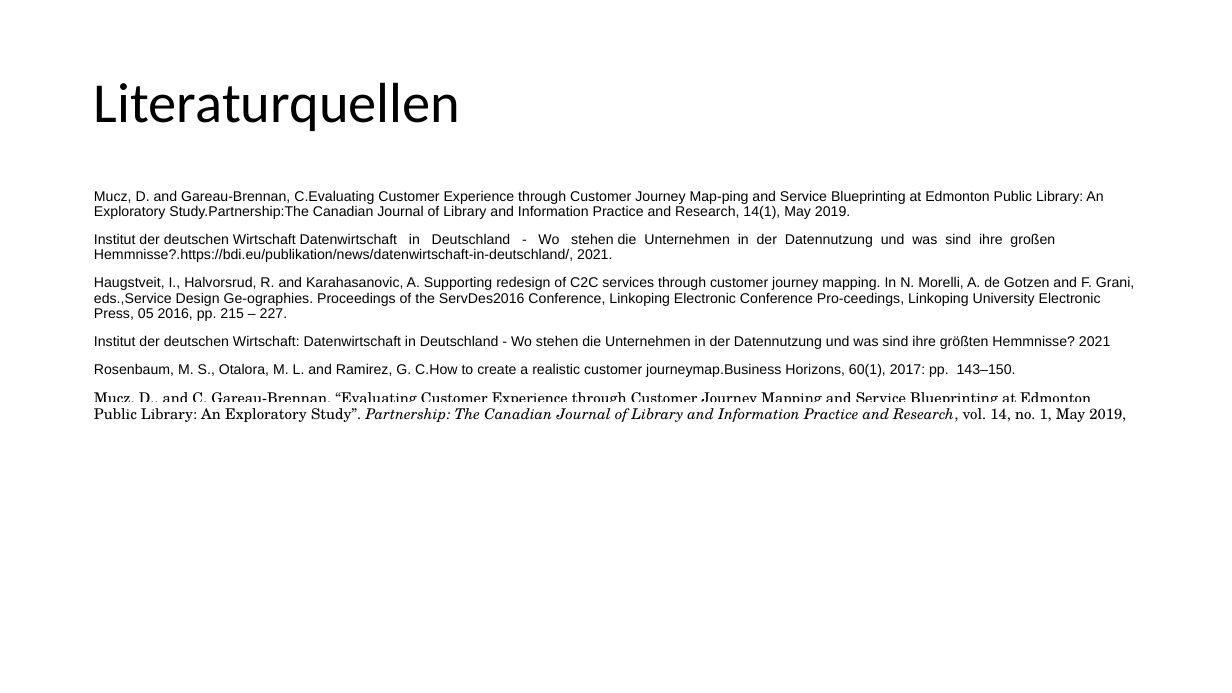
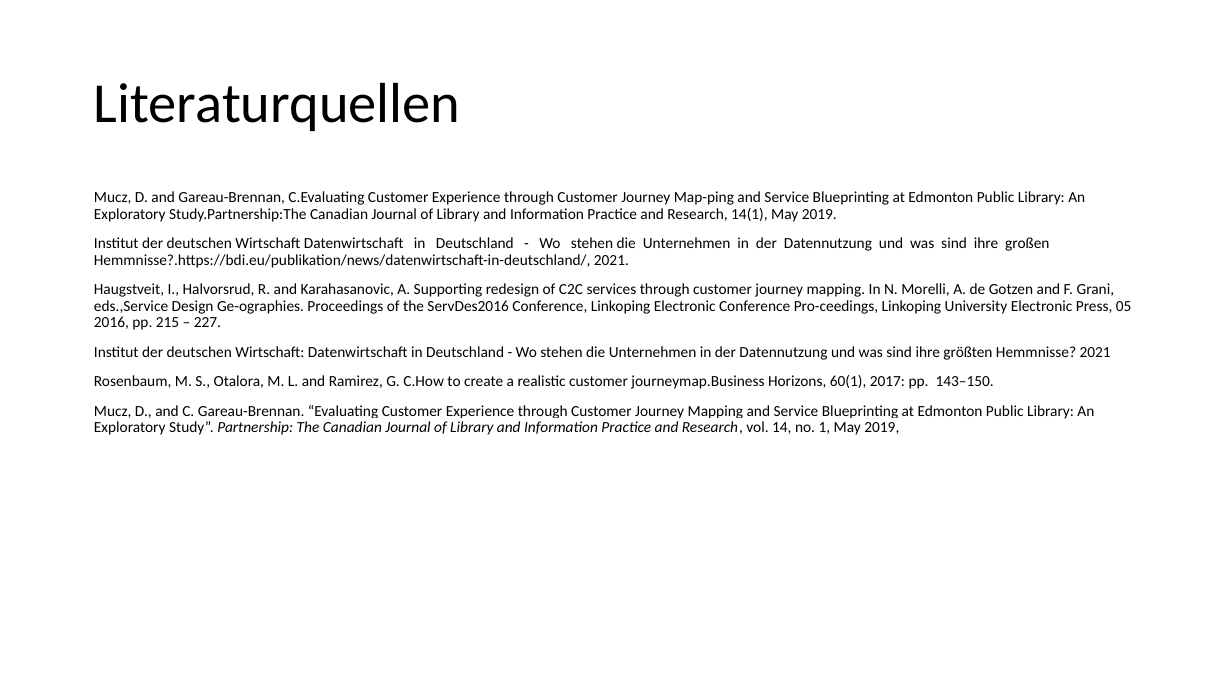
Before and after one commit to TimBoeckel/HCI-Sem-JourneyMaps, a slide deck: slide 16 of Praesentation/Präsentation_Final_Final.pptx. Drawn at 1232x693 pixels with LibreOffice and Linux fonts; fonts in the diff are those of the drawing. Boxes give left, top, right and bottom in pixels: in the first picture for what was removed or moved away, otherwise in the second. Text is boxed around its words. In the diff, an @@ line names an element or a change of style, - is before the commit and + after.

```diff
--- a/Praesentation/Präsentation_Final_Final.pptx
+++ b/Praesentation/Präsentation_Final_Final.pptx
@@ text "Mucz, D. and Gareau-Brennan, C.Evaluating ..." at [94, 191, 1132, 435]: size 11 to 12 pt, font Arial to Calibri in "Mucz, D. and Gareau-Brennan, C.Evaluating Customer Experienc ...", "Institut der deutschen Wirtschaft Datenwirtschaft in Deutsch ...", "Haugstveit, I., Halvorsrud, R. and Karahasanovic, A. ...", "Institut der deutschen Wirtschaft: Datenwirtschaft in Deutsc ..." and 1 more places; size 11.5 to 12 pt, font TeX Gyre Schola to Calibri in "Mucz, D., and C. Gareau-Brennan. “Evaluating Customer ..." @@
```
Also in this commit, not shown: 7 other slides changed, 1 other file.
